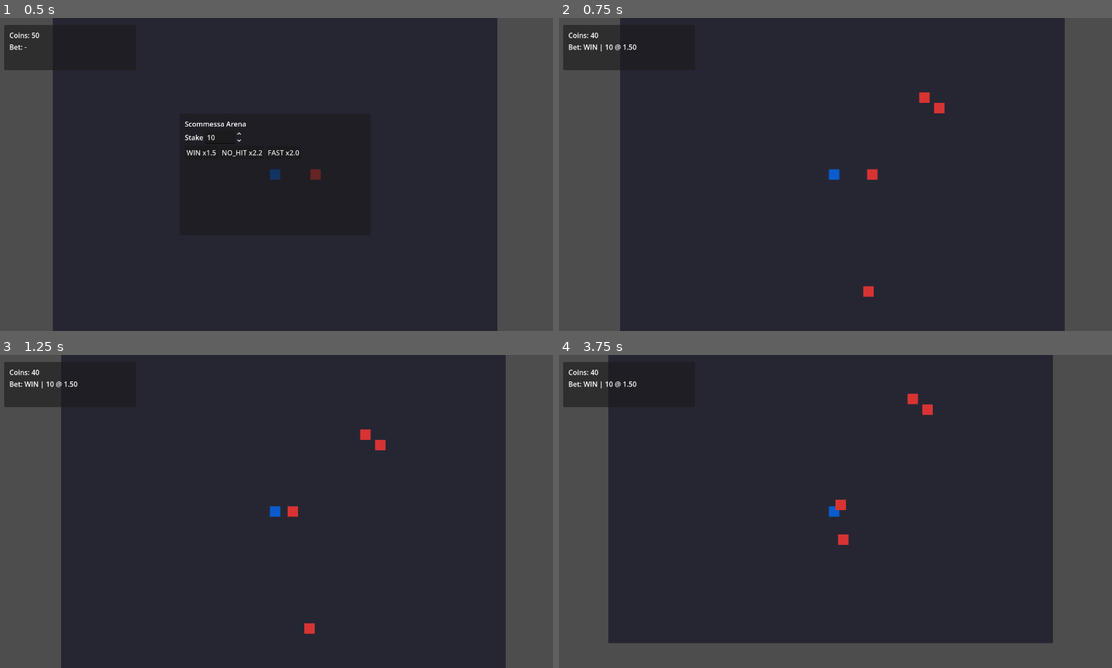
Above: before the commit, frames 1-4 (two rows, left to right).
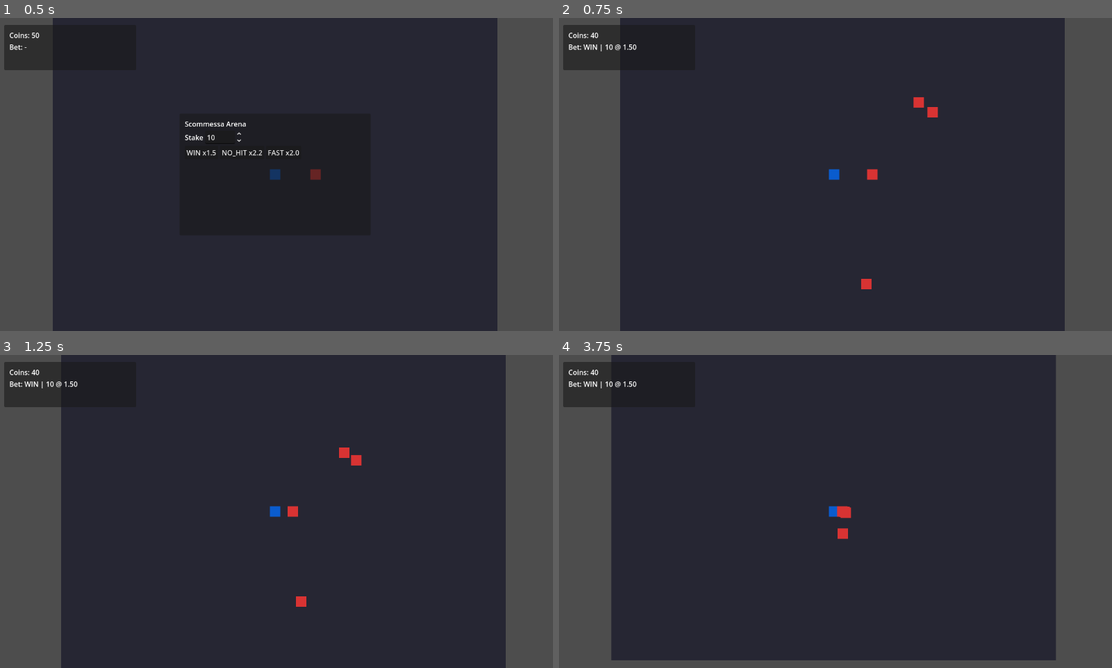
Above: after the commit, the same moments.

Repository: Faratas410/Gallicus-2.0
Game: Godot game, scene res://scenes/Main.tscn
The game is run twice, just before and just after one commit, with the same random seed, the same clock (stepped at 60 frames per second) and the same inputs.
Inputs:
- Up to frame 1 (0.5 s): no input
- Up to frame 2 (0.75 s): click "WIN x1.5" at 0.5 s
- Up to frame 3 (1.25 s): no input
- Up to frame 4 (3.75 s): tap Enter at 1.25 s; hold D (move_right) 1.28-2.03 s; tap K (attack_heavy) at 1.35 s; hold S (move_down) 2.03-2.78 s; tap J (attack_light) at 2.1 s; hold D (move_right) 2.78-3.53 s; hold L (block) 2.78-3.53 s; tap Space (dodge) at 3.5, 3.6 s; hold W (move_up) from 3.53 s (still down)

Frame 1 is identical in both runs. In frame 2, 0.3% of the frame differs, in the area x 54-70%, y 23-90%; in frame 3, 0.4%; in frame 4, 5.7%, in the area x 8-90%, y 0-98%.

Commit message:
Add state-based enemy attack sequence

Diff:
--- a/scripts/entities/enemy_basic.gd
+++ b/scripts/entities/enemy_basic.gd
@@ -6,16 +6,24 @@
 @export var move_speed: float = GameConstants.ENEMY_MOVE_SPEED
 
 const STOP_DISTANCE := 34.0
+const WINDUP_TIME := 0.25
+const ACTIVE_TIME := 0.10
+const RECOVER_TIME := 0.25
+const ATTACK_COOLDOWN := 0.65
+const ATTACK_DAMAGE := 1
 const PERSONAL_SPACE := 22.0
 const SEPARATION_FORCE := 120.0
 
+enum EnemyState { CHASE, WINDUP, ATTACK, RECOVER, HITSTUN, DEAD }
+
 var hp: int
 var _target: Node2D
-var _is_attacking: bool = false
 var _base_modulate := Color.WHITE
 var _flash_tween: Tween
 var _knockback_velocity := Vector2.ZERO
 var _knockback_timer := 0.0
+var _state: EnemyState = EnemyState.CHASE
+var _attack_cooldown: float = 0.0
 
 @onready var hitbox: Area2D = $Hitbox
 @onready var hitbox_shape: CollisionShape2D = $Hitbox/CollisionShape2D
@@ -28,20 +36,21 @@
 	add_to_group("enemies")
 	body_shape.disabled = false
 	hurtbox.monitoring = true
-	_set_hitbox_active(false)
-	hitbox.area_entered.connect(_on_hitbox_area_entered)
+	hitbox_shape.disabled = true
+	hitbox.body_entered.connect(_on_hitbox_body_entered)
 	_ensure_placeholder_sprite()
 	_base_modulate = sprite.modulate
 
-func _physics_process(_delta: float) -> void:
+func _physics_process(delta: float) -> void:
+	if _attack_cooldown > 0.0:
+		_attack_cooldown = max(_attack_cooldown - delta, 0.0)
 	if _knockback_timer > 0.0:
+		_state = EnemyState.HITSTUN
 		velocity = _knockback_velocity
-		_knockback_timer = max(_knockback_timer - _delta, 0.0)
+		_knockback_timer = max(_knockback_timer - delta, 0.0)
 		move_and_slide()
-		return
-	if _is_attacking:
-		velocity = Vector2.ZERO
-		move_and_slide()
+		if _knockback_timer <= 0.0 and _state != EnemyState.DEAD:
+			_state = EnemyState.CHASE
 		return
 	if _target == null:
 		_target = _find_player()
@@ -51,21 +60,28 @@
 		return
 
 	var distance := global_position.distance_to(_target.global_position)
-	if distance <= GameConstants.ENEMY_ATTACK_RANGE:
-		_start_attack()
-		velocity = Vector2.ZERO
-		move_and_slide()
-		return
-	if distance > STOP_DISTANCE and distance <= GameConstants.ENEMY_CHASE_RANGE:
-		var direction := (_target.global_position - global_position).normalized()
-		velocity = direction * move_speed
-	else:
-		velocity = Vector2.ZERO
-	if distance < PERSONAL_SPACE:
-		var away := (global_position - _target.global_position).normalized()
-		velocity += away * SEPARATION_FORCE
-
-	move_and_slide()
+	match _state:
+		EnemyState.CHASE:
+			if distance > STOP_DISTANCE:
+				var direction := (_target.global_position - global_position).normalized()
+				velocity = direction * move_speed
+				if distance < PERSONAL_SPACE:
+					var away := (global_position - _target.global_position).normalized()
+					velocity += away * SEPARATION_FORCE
+				move_and_slide()
+			else:
+				velocity = Vector2.ZERO
+				move_and_slide()
+				if _attack_cooldown <= 0.0:
+					_begin_attack()
+		EnemyState.WINDUP, EnemyState.ATTACK, EnemyState.RECOVER:
+			velocity = Vector2.ZERO
+			move_and_slide()
+		EnemyState.HITSTUN:
+			velocity = Vector2.ZERO
+			move_and_slide()
+		EnemyState.DEAD:
+			velocity = Vector2.ZERO
 
 func set_target(target: Node2D) -> void:
 	_target = target
@@ -76,41 +92,37 @@
 		var dir := (global_position - from).normalized()
 		_knockback_velocity = dir * 140.0
 		_knockback_timer = 0.12
+		_state = EnemyState.HITSTUN
 	_flash_visual()
 	if hp <= 0:
+		_state = EnemyState.DEAD
 		died.emit()
 		queue_free()
 
-func _start_attack() -> void:
-	if _is_attacking:
+func _begin_attack() -> void:
+	if _state != EnemyState.CHASE:
 		return
-	_is_attacking = true
+	_state = EnemyState.WINDUP
 	velocity = Vector2.ZERO
-	await get_tree().create_timer(GameConstants.ENEMY_ATTACK_WINDUP).timeout
-	if not is_inside_tree():
+	_attack_cooldown = ATTACK_COOLDOWN
+	call_deferred("_attack_sequence")
+
+func _attack_sequence() -> void:
+	await get_tree().create_timer(WINDUP_TIME).timeout
+	if _state == EnemyState.DEAD:
 		return
-	velocity = Vector2.ZERO
-	_set_hitbox_active(true)
-	await get_tree().create_timer(GameConstants.ENEMY_ATTACK_ACTIVE).timeout
-	_set_hitbox_active(false)
-	velocity = Vector2.ZERO
-	await get_tree().create_timer(GameConstants.ENEMY_ATTACK_RECOVERY).timeout
-	_is_attacking = false
+	_state = EnemyState.ATTACK
+	hitbox_shape.disabled = false
+	await get_tree().create_timer(ACTIVE_TIME).timeout
+	hitbox_shape.disabled = true
+	_state = EnemyState.RECOVER
+	await get_tree().create_timer(RECOVER_TIME).timeout
+	if _state != EnemyState.DEAD:
+		_state = EnemyState.CHASE
 
-func _set_hitbox_active(active: bool) -> void:
-	hitbox.monitoring = active
-	hitbox_shape.disabled = not active
-
-func _on_hitbox_area_entered(area: Area2D) -> void:
-	if not _is_attacking:
-		return
-	if area == self:
-		return
-	var target: Node = area.get_parent()
-	if target == null:
-		return
-	if target.has_method("take_damage"):
-		target.call("take_damage", GameConstants.ENEMY_ATTACK_DAMAGE, global_position)
+func _on_hitbox_body_entered(body: Node) -> void:
+	if body.is_in_group("player") and body.has_method("take_damage"):
+		body.take_damage(ATTACK_DAMAGE, global_position)
 
 func _flash_visual() -> void:
 	if _flash_tween:
